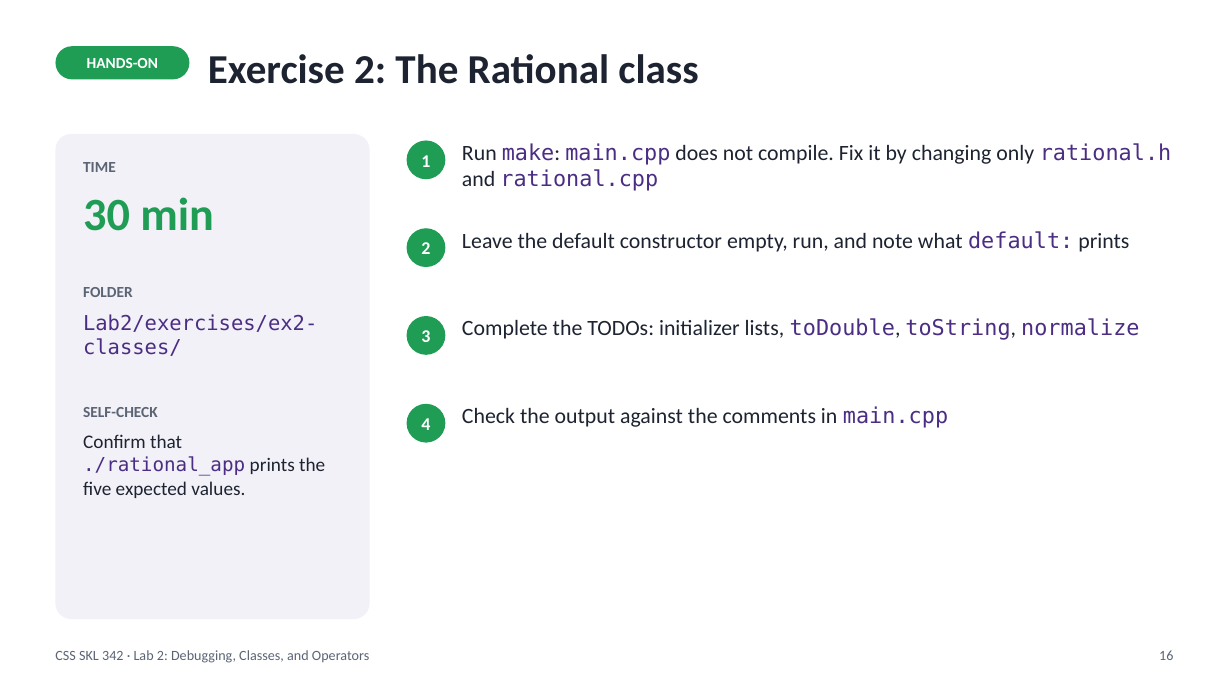
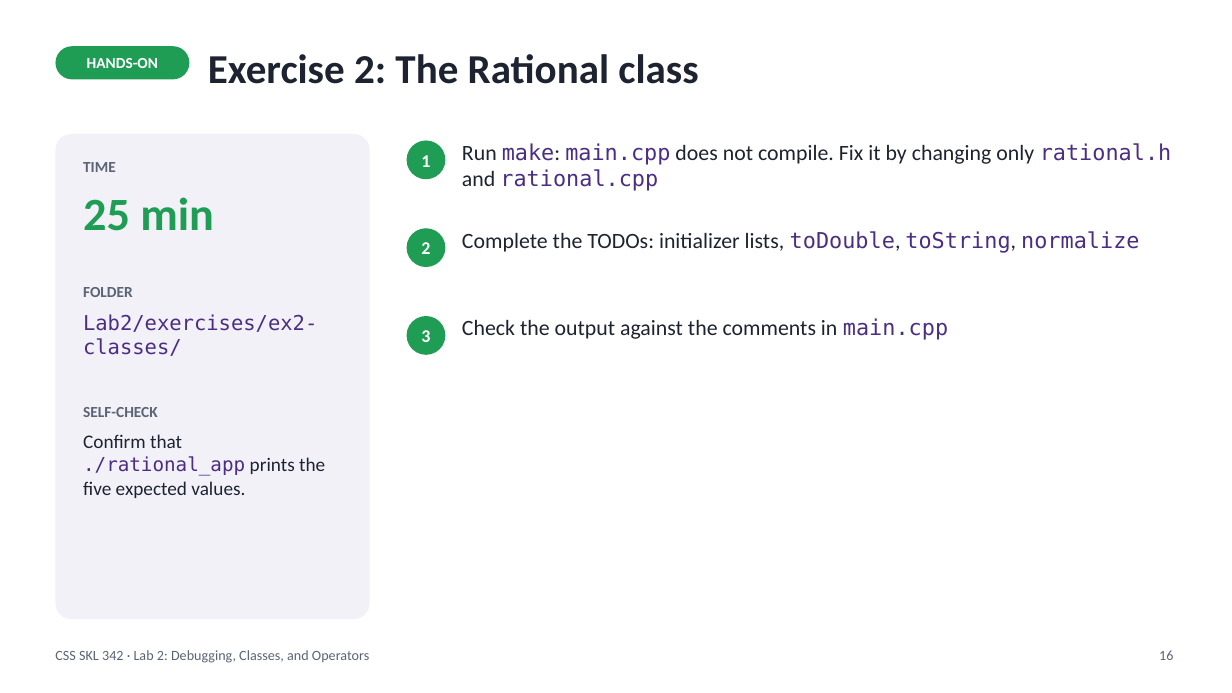
Before and after one commit to myuwbclasses/CSSSKL-342, a slide deck: slide 16 of Lab2/Lab2-Slides.pptx. Drawn at 1232x693 pixels with LibreOffice and Linux fonts; fonts in the diff are those of the drawing. Boxes give left, top, right and bottom in pixels: in the first picture for what was removed or moved away, otherwise in the second. Text is boxed around its words. In the diff, an @@ line names an element or a change of style, - is before the commit and + after.

```diff
--- a/Lab2/Lab2-Slides.pptx
+++ b/Lab2/Lab2-Slides.pptx
@@ text at [83,197,214,231]: text changed @@
-30 min
+25 min
@@ text "Complete the TODOs: initializer lists, ...": place and size @@
-text "Complete the TODOs: initializer lists, ..." at [462,318,1139,340]
+text "Complete the TODOs: initializer lists, ..." at [462,231,1139,253]
@@ text removed at [462,231,1129,252] @@
-Leave the default constructor empty, run, and note what default: prints
@@ text "Check the output against the ...": place and size @@
-text "Check the output against the ..." at [462,406,948,428]
+text "Check the output against the ..." at [462,318,948,340]
@@ ellipse removed at [407,404,445,443] @@
-4
```
Also in this commit, not shown: 15 other slides changed, 4 slides added, 3 slides removed, 47 other files.
